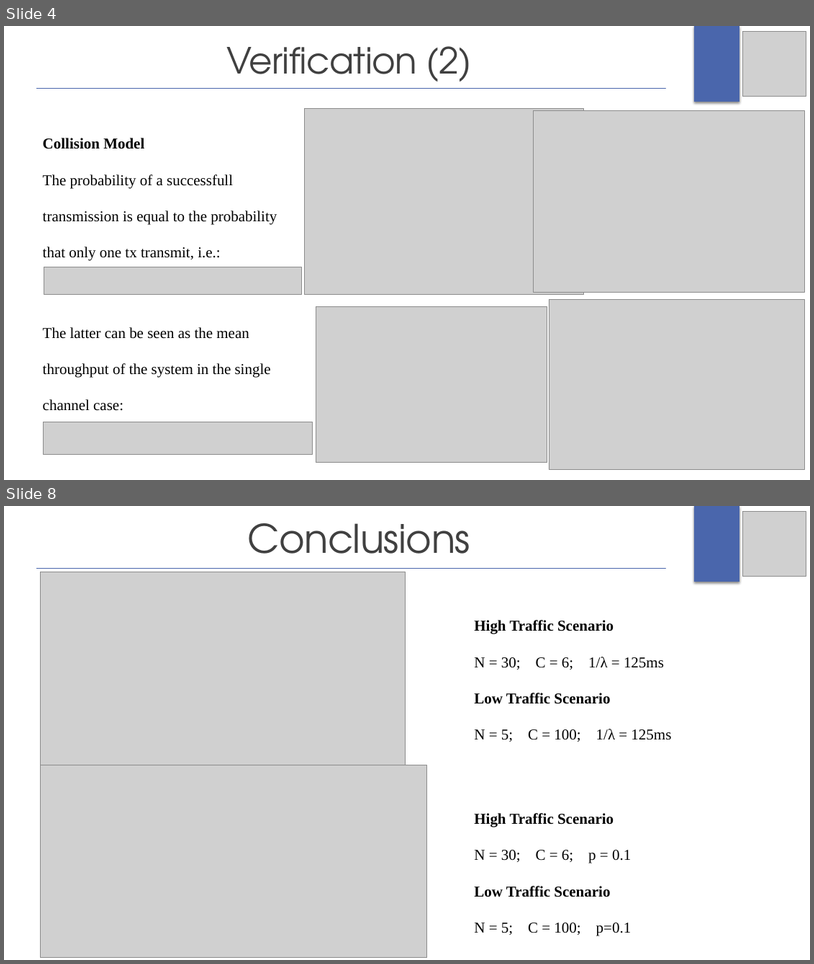
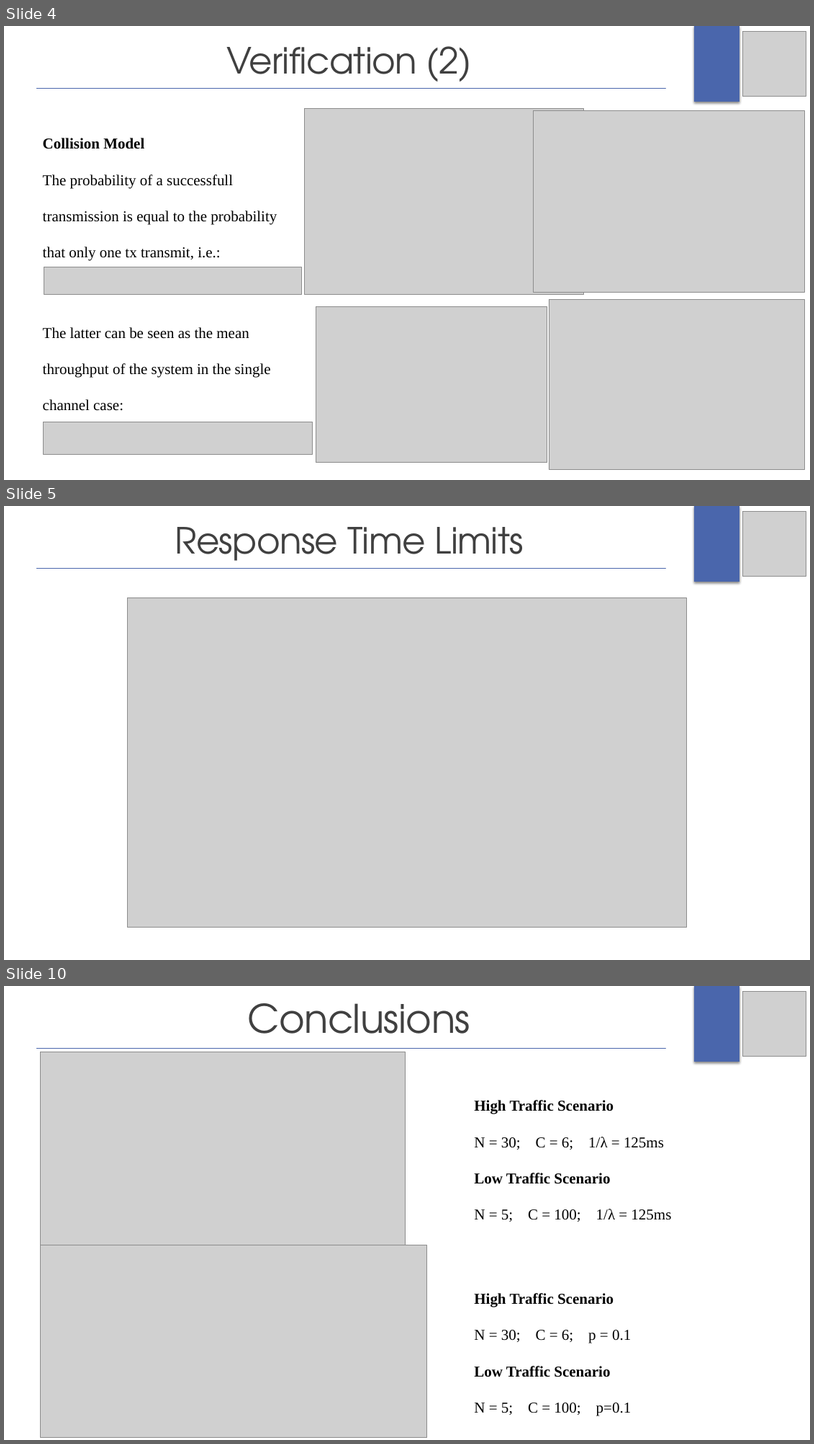
Before and after one commit to gerti98/PerformanceEvaluationGroupProject, a slide deck: Project Presentation/ProjectPresentation.pptx. Shown one above the other, each under a label of ours: slides 4 and 8 before the commit, slides 4, 5 and 10 after it; the slides between them are not shown. The pictures are 814x964 and 814x1444 pixels, drawn with LibreOffice and Linux fonts; fonts in the diff are those of the drawing; grey boxes stand for pictures. Boxes give left, top, right and bottom in pixels: in the first picture for what was removed or moved away, otherwise in the second. Text is boxed around its words. In the diff, an @@ line names an element or a change of style, - is before the commit and + after.

```diff
--- a/Project Presentation/ProjectPresentation.pptx
+++ b/Project Presentation/ProjectPresentation.pptx
@@ slide 5 added at (4,506,810,960), background #FFFFFF; not listed: 1 template element that a slide beside it also shows @@
@@ text added at (175,527,524,569), 42.9 pt, text #404040 @@
+Response Time Limits
@@ picture added at (743,512,806,576) @@
@@ line added from (36, 569) to (666, 569), #4A66AC 0.75 pt @@
@@ picture added at (127,597,687,927) @@
@@ what was slide 8 is now slide 10 @@
```
Also in this commit, not shown: 1 slide changed, 3 other slides added, 2 slides removed, 17 other files.
